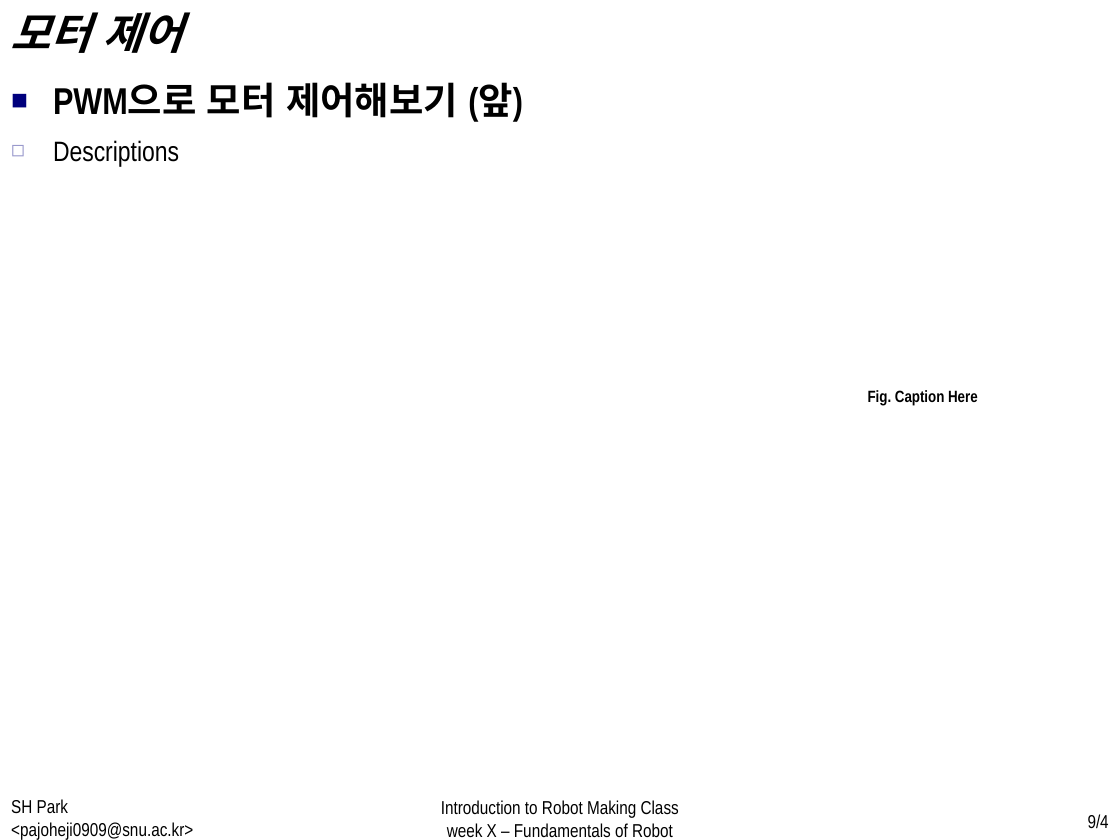
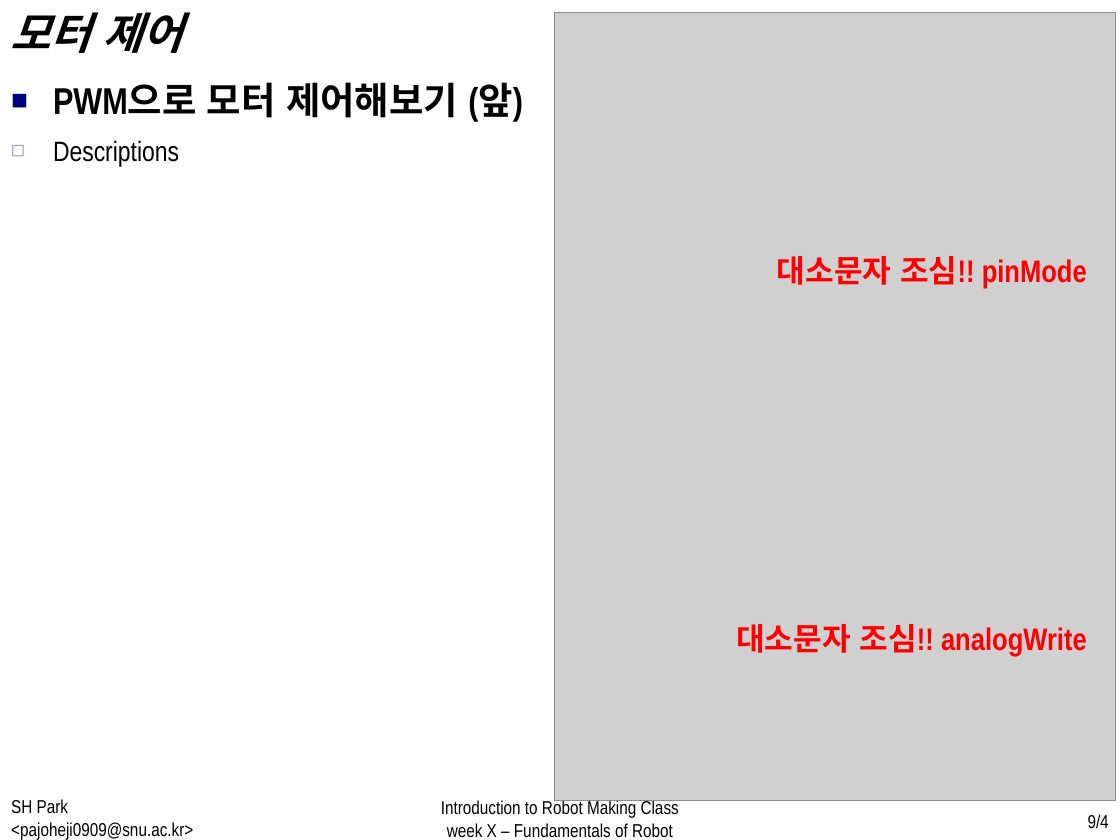
Before and after one commit to WhenTheyCry96/RobotTutorial, a slide deck: slide 9 of PPT/week2.pptx. Drawn at 1120x840 pixels with LibreOffice and Linux fonts; fonts in the diff are those of the drawing; grey boxes stand for pictures. Boxes give left, top, right and bottom in pixels: in the first picture for what was removed or moved away, otherwise in the second. Text is boxed around its words. In the diff, an @@ line names an element or a change of style, - is before the commit and + after.

```diff
--- a/PPT/week2.pptx
+++ b/PPT/week2.pptx
@@ text "모터 제어" at <box>11,12,183,53</box>: font Arial Narrow to Noto Sans CJK KR @@
@@ picture added at <box>554,12,1116,801</box> @@
@@ text added at <box>777,256,1087,288</box>, 20 pt, text #FF0000, bold @@
+대소문자 조심!! pinMode
@@ text removed at <box>868,390,978,406</box> @@
-Fig. Caption Here
@@ text added at <box>736,624,1087,656</box>, 20 pt, text #FF0000, bold @@
+대소문자 조심!! analogWrite
```
Also in this commit, not shown: 11 other slides changed, 1 slide added, 2 slides removed, 2 other files.
